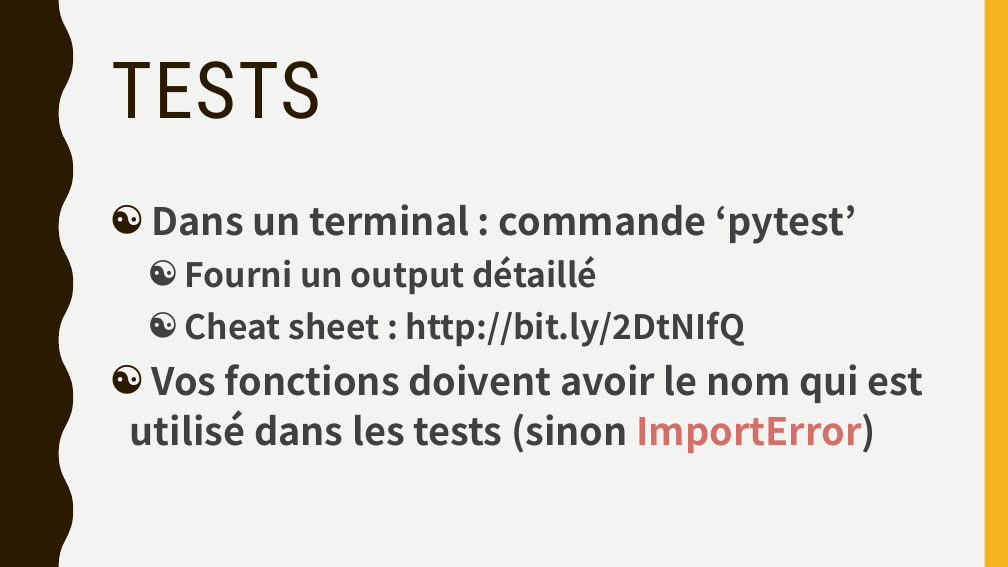
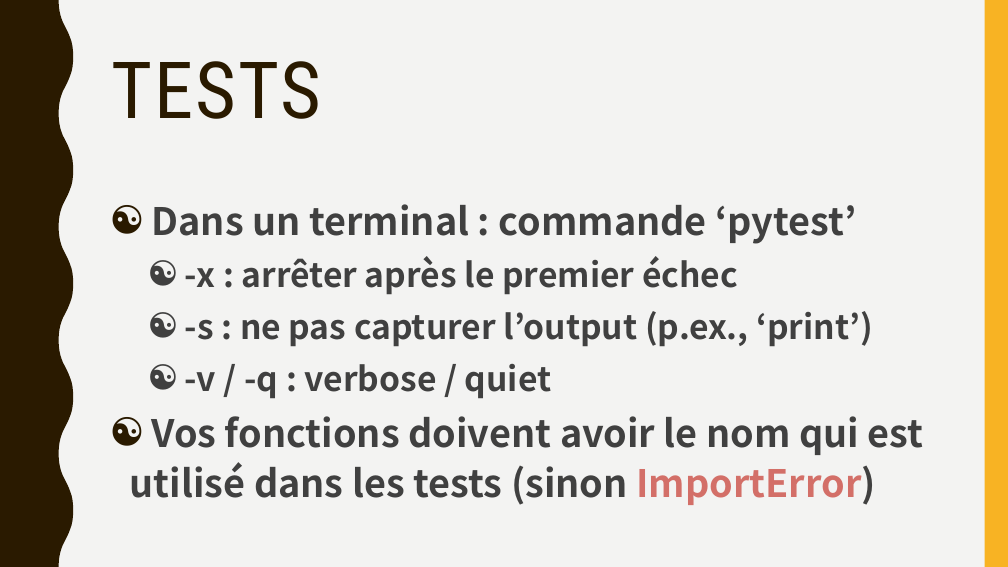
Before and after one commit to mlevesquedion/Coding-dojo-CSG, a slide deck: slide 6 of Slides.pptx. Drawn at 1008x567 pixels with LibreOffice and Linux fonts; fonts in the diff are those of the drawing. Boxes give left, top, right and bottom in pixels: in the first picture for what was removed or moved away, otherwise in the second. Text is boxed around its words. In the diff, an @@ line names an element or a change of style, - is before the commit and + after.

```diff
--- a/Slides.pptx
+++ b/Slides.pptx
@@ text at (185, 256, 873, 399): text changed @@
-  ☯ Fourni un output détaillé
-  ☯ Cheat sheet : http://bit.ly/2DtNIfQ
+  ☯ -x : arrêter après le premier échec
+  ☯ -s : ne pas capturer l’output (p.ex., ‘print’)
+  ☯ -v / -q : verbose / quiet
```
Also in this commit, not shown: 1 other slide changed, 2 slides removed, 10 other files.
